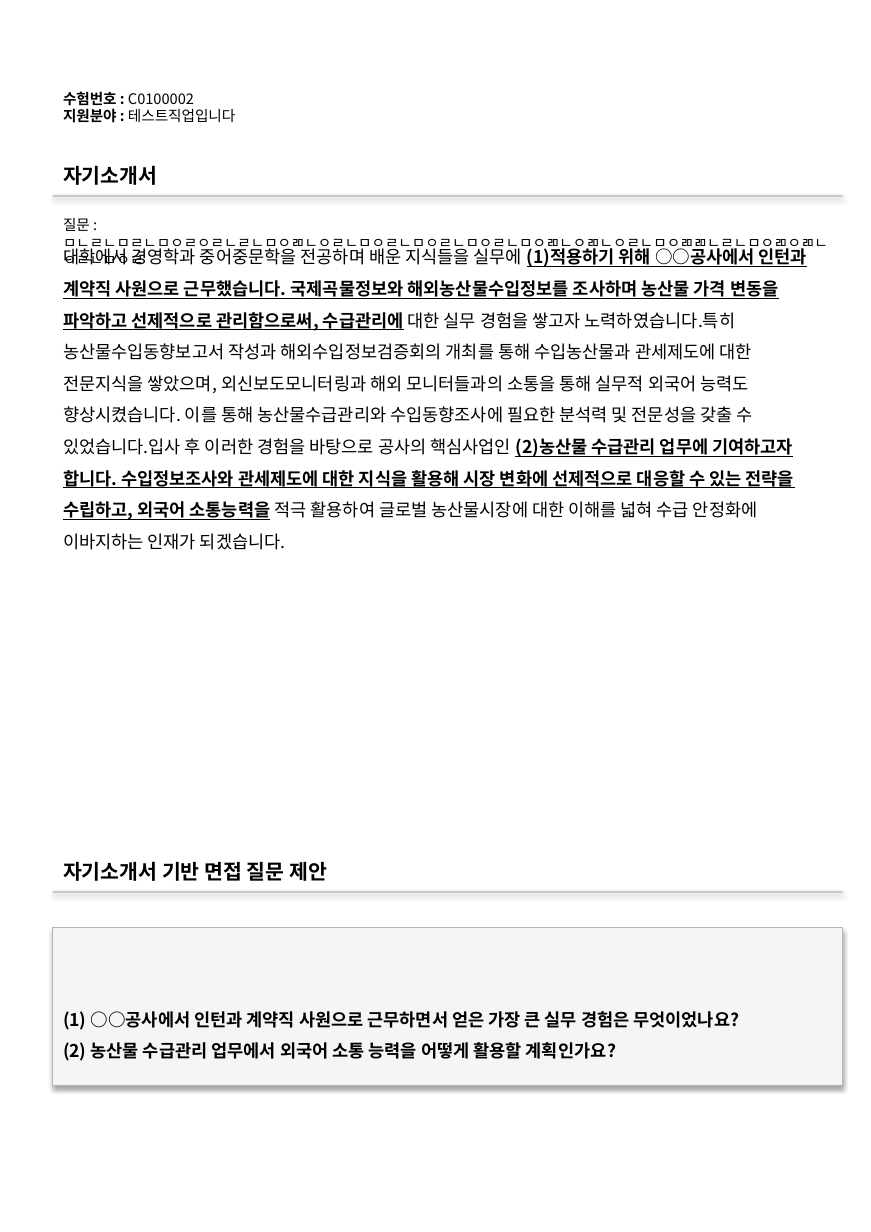
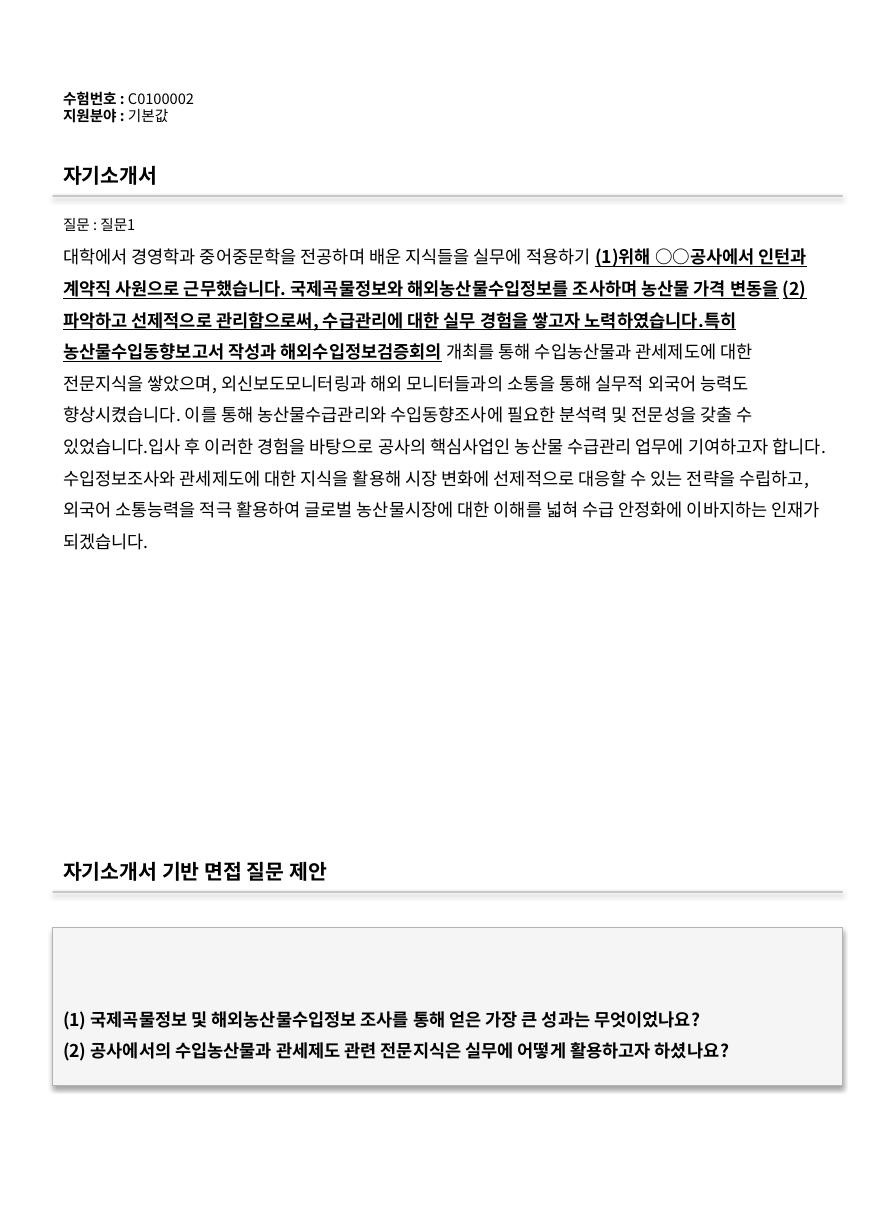
Before and after one commit to DaeGul2/isbr-auto-questionnaire, a slide deck: slide 5 of flask-server/outputs/output.pptx (slide 3 before the commit). Drawn at 871x1232 pixels with LibreOffice and Linux fonts; fonts in the diff are those of the drawing. Boxes give left, top, right and bottom in pixels: in the first picture for what was removed or moved away, otherwise in the second. Text is boxed around its words. In the diff, an @@ line names an element or a change of style, - is before the commit and + after.

```diff
--- a/flask-server/outputs/output.pptx
+++ b/flask-server/outputs/output.pptx
@@ text at bbox=[63, 91, 194, 123]: text changed @@
-수험번호 : C0100002
-지원분야 : 테스트직업입니다
+수험번호 : C0100002
+지원분야 : 기본값
@@ text at bbox=[63, 218, 135, 231]: text changed @@
-질문 : ㅁㄴㄹㄴㅁㄹㄴㅁㅇㄹㅇㄹㄴㄹㄴㅁㅇㄻㄴㅇㄹㄴㅁㅇㄹㄴㅁㅇㄹㄴㅁㅇㄹㄴㅁㅇㄻㄴㅇㄻㄴㅇㄹㄴㅁㅇㄻㄻㄴㄹㄴㅁㅇㄻㅇㄻㄴㅇㄹㄴㅁㅇㄹ
+질문 : 질문1
@@ text at bbox=[63, 248, 827, 550]: text changed @@
-대학에서 경영학과 중어중문학을 전공하며 배운 지식들을 실무에 (1)적용하기 위해 ○○공사에서 인턴과 계약직 사원으로 근무했습니다. 국제곡물정보와 해외농산물수입정보를 조사하며 농산물 가격 변동을 파악하고 선제적으로 관리함으로써, 수급관리에 대한 실무 경험을 쌓고자 노력하였습니다.특히 농산물수입동향보고서 작성과 해외수입정보검증회의 개최를 통해 수입농산물과 관세제도에 대한 전문지식을 쌓았으며, 외신보도모니터링과 해외 모니터들과의 소통을 통해 실무적 외국어 능력도 향상시켰습니다. 이를 통해 농산물수급관리와 수입동향조사에 필요한 분석력 및 전문성을 갖출 수 있었습니다.입사 후 이러한 경험을 바탕으로 공사의 핵심사업인 (2)농산물 수급관리 업무에 기여하고자 합니다. 수입정보조사와 관세제도에 대한 지식을 활용해 시장 변화에 선제적으로 대응할 수 있는 전략을 수립하고, 외국어 소통능력을 적극 활용하여 글로벌 농산물시장에 대한 이해를 넓혀 수급 안정화에 이바지하는 인재가 되겠습니다.
+대학에서 경영학과 중어중문학을 전공하며 배운 지식들을 실무에 적용하기 (1)위해 ○○공사에서 인턴과 계약직 사원으로 근무했습니다. 국제곡물정보와 해외농산물수입정보를 조사하며 농산물 가격 변동을 (2)파악하고 선제적으로 관리함으로써, 수급관리에 대한 실무 경험을 쌓고자 노력하였습니다.특히 농산물수입동향보고서 작성과 해외수입정보검증회의 개최를 통해 수입농산물과 관세제도에 대한 전문지식을 쌓았으며, 외신보도모니터링과 해외 모니터들과의 소통을 통해 실무적 외국어 능력도 향상시켰습니다. 이를 통해 농산물수급관리와 수입동향조사에 필요한 분석력 및 전문성을 갖출 수 있었습니다.입사 후 이러한 경험을 바탕으로 공사의 핵심사업인 농산물 수급관리 업무에 기여하고자 합니다. 수입정보조사와 관세제도에 대한 지식을 활용해 시장 변화에 선제적으로 대응할 수 있는 전략을 수립하고, 외국어 소통능력을 적극 활용하여 글로벌 농산물시장에 대한 이해를 넓혀 수급 안정화에 이바지하는 인재가 되겠습니다.
@@ text in rectangle at bbox=[63, 1011, 729, 1061]: text changed @@
-(1) ○○공사에서 인턴과 계약직 사원으로 근무하면서 얻은 가장 큰 실무 경험은 무엇이었나요?
-(2) 농산물 수급관리 업무에서 외국어 소통 능력을 어떻게 활용할 계획인가요?
+(1) 국제곡물정보 및 해외농산물수입정보 조사를 통해 얻은 가장 큰 성과는 무엇이었나요?
+(2) 공사에서의 수입농산물과 관세제도 관련 전문지식은 실무에 어떻게 활용하고자 하셨나요?
```
Also in this commit, not shown: 3 other slides changed, 8 slides added, 2 other files.
